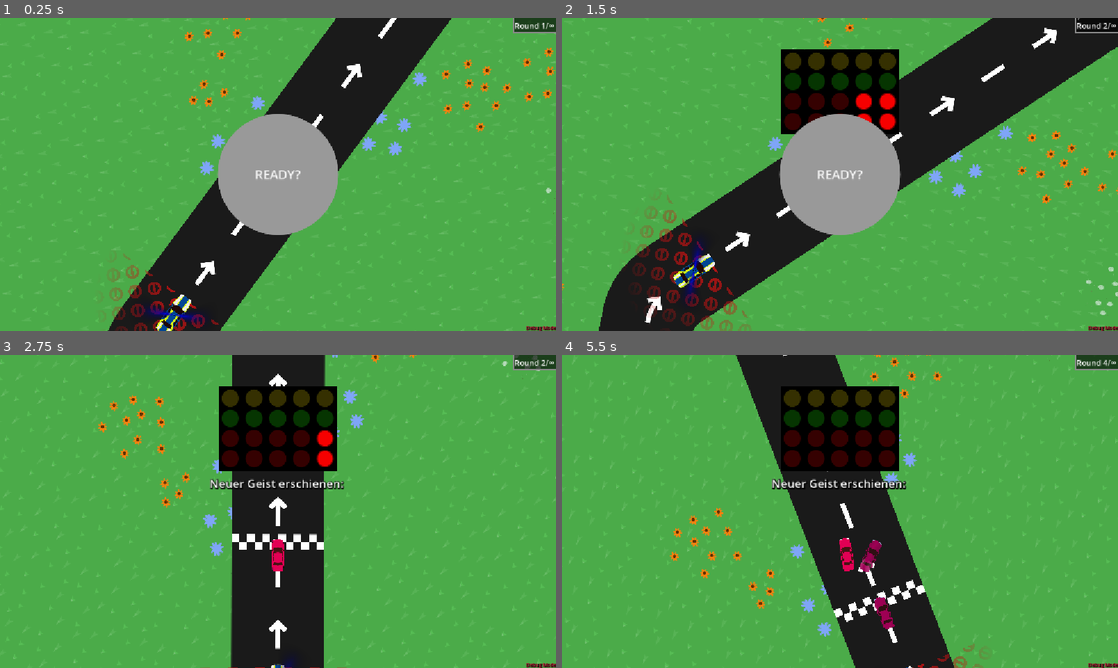
Above: before the commit, frames 1-4 (two rows, left to right).
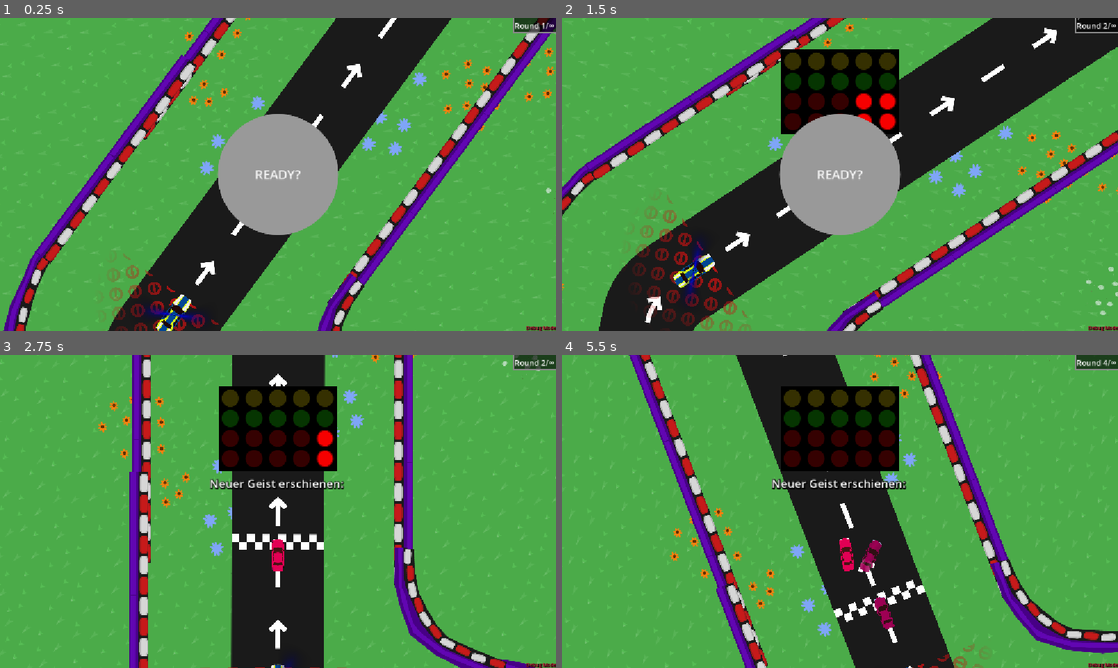
Above: after the commit, the same moments.

Repository: KIT-GameJam/dattel-jam
Game: Godot game, scene res://core/game_manager.tscn
The game is run twice, just before and just after one commit, with the same random seed, the same clock (stepped at 60 frames per second) and the same inputs. Sound files missing from this copy of the repository are replaced by a short silence.
Inputs (mouse positions are in pixels of both pictures, inside the frame that each line leads up to):
- Up to frame 1 (0.25 s): no input
- Up to frame 2 (1.5 s): click "READY?" at 0.5 s; move the mouse to (962, 158) at 1.27 s; hold D (right) from 1.28 s (still down); tap Space (temp_reach_goal) at 1.35 s
- Up to frame 3 (2.75 s): release D (right) at 2 s; click "READY?" at 2 s
- Up to frame 4 (5.5 s): move the mouse to (728, 527) at 2.77 s; hold S (down) 2.78-3.53 s; tap Space (temp_reach_goal) every 0.75 s from 2.85 to 5.1 s; move the mouse to (895, 442) at 3.52 s; hold D (right) 3.53-5.03 s; move the mouse to (812, 574) at 4.27 s; move the mouse to (1006, 558) at 5.02 s; hold A (left) from 5.03 s (still down)

The runs differ from the first frame. In frame 1, 8.7% of the frame differs, in the area x 0-100%, y 0-100%; in frame 2, 7.5%; in frame 3, 7.8%; in frame 4, 8.4%.

Commit message:
Add walls to level

Diff:
--- a/core/level.tscn
+++ b/core/level.tscn
@@ -11,6 +11,9 @@
 [ext_resource type="PackedScene" uid="uid://7wefaklk8eo0" path="res://core/walze.tscn" id="7_ppale"]
 [ext_resource type="PackedScene" uid="uid://b321guvqpmj27" path="res://road/finish_road.tscn" id="8_b0hrx"]
 [ext_resource type="PackedScene" uid="uid://c0viw41w6fn8o" path="res://road/curved_road.tscn" id="11_setdq"]
+[ext_resource type="PackedScene" uid="uid://b1uwawg08cey7" path="res://core/straight_wall.tscn" id="12_nuv7q"]
+[ext_resource type="PackedScene" uid="uid://cbxusvw7dye5t" path="res://core/curved_wall.tscn" id="13_pj88p"]
+[ext_resource type="PackedScene" uid="uid://c11x8n6krmq77" path="res://core/half_curved_wall.tscn" id="14_u2kg0"]
 
 [sub_resource type="TileSetAtlasSource" id="TileSetAtlasSource_v1dmi"]
 texture = ExtResource("2_bhxwn")
@@ -332,3 +335,559 @@
 [node name="StraightRoad10" parent="." unique_id=1964553838 instance=ExtResource("3_v1dmi")]
 position = Vector2(456, 433)
 rotation = 1.5707964
+
+[node name="StraightWall" parent="." unique_id=2040264841 instance=ExtResource("12_nuv7q")]
+position = Vector2(234.00002, 210.00002)
+rotation = -0.7853982
+scale = Vector2(0.143, 0.143)
+
+[node name="StraightWall2" parent="." unique_id=173492614 instance=ExtResource("12_nuv7q")]
+position = Vector2(279.00003, 255.00002)
+rotation = -0.7853982
+scale = Vector2(0.143, 0.143)
+
+[node name="StraightWall3" parent="." unique_id=1722875035 instance=ExtResource("12_nuv7q")]
+position = Vector2(324, 300)
+rotation = -0.7853982
+scale = Vector2(0.143, 0.143)
+
+[node name="CurvedWall" parent="." unique_id=1450610550 instance=ExtResource("13_pj88p")]
+position = Vector2(349, 363)
+rotation = -3.9269907
+
+[node name="StraightWall4" parent="." unique_id=353963687 instance=ExtResource("12_nuv7q")]
+position = Vector2(325, 428)
+rotation = 0.6981317
+scale = Vector2(0.143, 0.143)
+
+[node name="StraightWall5" parent="." unique_id=700430393 instance=ExtResource("12_nuv7q")]
+position = Vector2(284, 477)
+rotation = 0.6981317
+scale = Vector2(0.143, 0.143)
+
+[node name="StraightWall6" parent="." unique_id=1052100565 instance=ExtResource("12_nuv7q")]
+position = Vector2(243, 526)
+rotation = 0.6981317
+scale = Vector2(0.143, 0.143)
+
+[node name="StraightWall7" parent="." unique_id=1664814498 instance=ExtResource("12_nuv7q")]
+position = Vector2(202, 575)
+rotation = 0.6981317
+scale = Vector2(0.143, 0.143)
+
+[node name="StraightWall8" parent="." unique_id=1470029431 instance=ExtResource("12_nuv7q")]
+position = Vector2(161, 624)
+rotation = 0.6981317
+scale = Vector2(0.143, 0.143)
+
+[node name="StraightWall9" parent="." unique_id=518833912 instance=ExtResource("12_nuv7q")]
+position = Vector2(120, 673)
+rotation = 0.6981317
+scale = Vector2(0.143, 0.143)
+
+[node name="StraightWall10" parent="." unique_id=1464510944 instance=ExtResource("12_nuv7q")]
+position = Vector2(79, 722)
+rotation = 0.6981317
+scale = Vector2(0.143, 0.143)
+
+[node name="StraightWall11" parent="." unique_id=1570379798 instance=ExtResource("12_nuv7q")]
+position = Vector2(38, 771)
+rotation = 0.6981317
+scale = Vector2(0.143, 0.143)
+
+[node name="StraightWall12" parent="." unique_id=1737684068 instance=ExtResource("12_nuv7q")]
+position = Vector2(-3, 820)
+rotation = 0.6981317
+scale = Vector2(0.143, 0.143)
+
+[node name="StraightWall13" parent="." unique_id=1844291217 instance=ExtResource("12_nuv7q")]
+position = Vector2(-44, 869)
+rotation = 0.6981317
+scale = Vector2(0.143, 0.143)
+
+[node name="StraightWall14" parent="." unique_id=1453399512 instance=ExtResource("12_nuv7q")]
+position = Vector2(-85, 918)
+rotation = 0.6981317
+scale = Vector2(0.143, 0.143)
+
+[node name="StraightWall15" parent="." unique_id=896965699 instance=ExtResource("12_nuv7q")]
+position = Vector2(-126, 967)
+rotation = 0.6981317
+scale = Vector2(0.143, 0.143)
+
+[node name="StraightWall16" parent="." unique_id=668408215 instance=ExtResource("12_nuv7q")]
+position = Vector2(-167, 1016)
+rotation = 0.6981317
+scale = Vector2(0.143, 0.143)
+
+[node name="CurvedWall2" parent="." unique_id=2143942072 instance=ExtResource("13_pj88p")]
+position = Vector2(-191, 1081.0001)
+rotation = -0.7853982
+
+[node name="StraightWall17" parent="." unique_id=1910170728 instance=ExtResource("12_nuv7q")]
+position = Vector2(-215.99997, 1107)
+rotation = 2.3090706
+scale = Vector2(0.143, 0.143)
+
+[node name="StraightWall18" parent="." unique_id=1465757389 instance=ExtResource("12_nuv7q")]
+position = Vector2(-262.99997, 1064)
+rotation = 2.3090706
+scale = Vector2(0.143, 0.143)
+
+[node name="HalfCurvedWall" parent="." unique_id=2062171311 instance=ExtResource("14_u2kg0")]
+position = Vector2(-292.99997, 1002.9999)
+rotation = -0.83077675
+
+[node name="StraightWall19" parent="." unique_id=70687069 instance=ExtResource("12_nuv7q")]
+position = Vector2(-313, 951)
+rotation = 3.1415927
+scale = Vector2(0.143, 0.143)
+
+[node name="StraightWall20" parent="." unique_id=351989052 instance=ExtResource("12_nuv7q")]
+position = Vector2(-313.00003, 886.99994)
+rotation = 3.1415927
+scale = Vector2(0.143, 0.143)
+
+[node name="StraightWall21" parent="." unique_id=271144901 instance=ExtResource("12_nuv7q")]
+position = Vector2(-313.00003, 822.99994)
+rotation = 3.1415927
+scale = Vector2(0.143, 0.143)
+
+[node name="StraightWall22" parent="." unique_id=1009588015 instance=ExtResource("12_nuv7q")]
+position = Vector2(-313, 758.99994)
+rotation = 3.1415927
+scale = Vector2(0.143, 0.143)
+
+[node name="StraightWall23" parent="." unique_id=1329723382 instance=ExtResource("12_nuv7q")]
+position = Vector2(-313, 695)
+rotation = 3.1415927
+scale = Vector2(0.143, 0.143)
+
+[node name="StraightWall24" parent="." unique_id=60552743 instance=ExtResource("12_nuv7q")]
+position = Vector2(-313, 631)
+rotation = 3.1415927
+scale = Vector2(0.143, 0.143)
+
+[node name="StraightWall25" parent="." unique_id=1835252052 instance=ExtResource("12_nuv7q")]
+position = Vector2(-313, 566.99994)
+rotation = 3.1415927
+scale = Vector2(0.143, 0.143)
+
+[node name="StraightWall26" parent="." unique_id=1545288595 instance=ExtResource("12_nuv7q")]
+position = Vector2(-313.00003, 503)
+rotation = 3.1415927
+scale = Vector2(0.143, 0.143)
+
+[node name="StraightWall27" parent="." unique_id=832437647 instance=ExtResource("12_nuv7q")]
+position = Vector2(-313, 439)
+rotation = 3.1415927
+scale = Vector2(0.143, 0.143)
+
+[node name="StraightWall28" parent="." unique_id=953448802 instance=ExtResource("12_nuv7q")]
+position = Vector2(-313, 374.99997)
+rotation = 3.1415927
+scale = Vector2(0.143, 0.143)
+
+[node name="StraightWall29" parent="." unique_id=22467307 instance=ExtResource("12_nuv7q")]
+position = Vector2(-313, 311)
+rotation = 3.1415927
+scale = Vector2(0.143, 0.143)
+
+[node name="HalfCurvedWall2" parent="." unique_id=1743610915 instance=ExtResource("14_u2kg0")]
+position = Vector2(-332, 258)
+rotation = 2.3561945
+
+[node name="StraightWall30" parent="." unique_id=642066704 instance=ExtResource("12_nuv7q")]
+position = Vector2(-358, 195.00002)
+rotation = 2.3561945
+scale = Vector2(0.143, 0.143)
+
+[node name="StraightWall31" parent="." unique_id=1347526380 instance=ExtResource("12_nuv7q")]
+position = Vector2(-513, 235.00002)
+rotation = 5.497787
+scale = Vector2(0.143, 0.143)
+
+[node name="HalfCurvedWall3" parent="." unique_id=576699021 instance=ExtResource("14_u2kg0")]
+position = Vector2(-430.00006, 87.99998)
+rotation = -0.7766715
+
+[node name="HalfCurvedWall4" parent="." unique_id=169944816 instance=ExtResource("14_u2kg0")]
+position = Vector2(-423.99997, 35.000004)
+rotation = 0.0034906585
+
+[node name="HalfCurvedWall5" parent="." unique_id=611402663 instance=ExtResource("14_u2kg0")]
+position = Vector2(-384, 9.999996)
+rotation = 0.94596845
+
+[node name="StraightWall32" parent="." unique_id=1080390357 instance=ExtResource("12_nuv7q")]
+position = Vector2(-327.99997, -6.0000005)
+rotation = -1.5707964
+scale = Vector2(0.143, 0.143)
+
+[node name="StraightWall33" parent="." unique_id=406975569 instance=ExtResource("12_nuv7q")]
+position = Vector2(-264, -6)
+rotation = -1.5707964
+scale = Vector2(0.143, 0.143)
+
+[node name="StraightWall34" parent="." unique_id=342869562 instance=ExtResource("12_nuv7q")]
+position = Vector2(-200, -5.9999995)
+rotation = -1.5707964
+scale = Vector2(0.143, 0.143)
+
+[node name="HalfCurvedWall6" parent="." unique_id=1842262152 instance=ExtResource("14_u2kg0")]
+position = Vector2(-136, 14)
+rotation = 1.4049901
+
+[node name="StraightWall35" parent="." unique_id=1324805484 instance=ExtResource("12_nuv7q")]
+position = Vector2(-88, 31.000004)
+rotation = -0.7853982
+scale = Vector2(0.143, 0.143)
+
+[node name="StraightWall36" parent="." unique_id=1332099826 instance=ExtResource("12_nuv7q")]
+position = Vector2(-43, 76)
+rotation = -0.7853982
+scale = Vector2(0.143, 0.143)
+
+[node name="StraightWall37" parent="." unique_id=2015937223 instance=ExtResource("12_nuv7q")]
+position = Vector2(2, 121)
+rotation = -0.7853982
+scale = Vector2(0.143, 0.143)
+
+[node name="StraightWall38" parent="." unique_id=595619825 instance=ExtResource("12_nuv7q")]
+position = Vector2(46.999996, 166)
+rotation = -0.7853982
+scale = Vector2(0.143, 0.143)
+
+[node name="CurvedWall3" parent="." unique_id=1625559381 instance=ExtResource("13_pj88p")]
+position = Vector2(110, 191)
+rotation = -2.3561945
+
+[node name="CurvedWall4" parent="." unique_id=294693238 instance=ExtResource("13_pj88p")]
+position = Vector2(183.99998, 193.99998)
+rotation = 0.87441
+
+[node name="StraightWall39" parent="." unique_id=1589121530 instance=ExtResource("12_nuv7q")]
+position = Vector2(338.00003, 122.00002)
+rotation = 2.3561945
+scale = Vector2(0.143, 0.143)
+
+[node name="StraightWall40" parent="." unique_id=1228514200 instance=ExtResource("12_nuv7q")]
+position = Vector2(383.00003, 167.00003)
+rotation = 2.3561945
+scale = Vector2(0.143, 0.143)
+
+[node name="StraightWall41" parent="." unique_id=1840294694 instance=ExtResource("12_nuv7q")]
+position = Vector2(428, 212)
+rotation = 2.3561945
+scale = Vector2(0.143, 0.143)
+
+[node name="StraightWall42" parent="." unique_id=396876751 instance=ExtResource("12_nuv7q")]
+position = Vector2(473, 257)
+rotation = 2.3561945
+scale = Vector2(0.143, 0.143)
+
+[node name="HalfCurvedWall7" parent="." unique_id=119115793 instance=ExtResource("14_u2kg0")]
+position = Vector2(500.00003, 320.00003)
+rotation = 2.3561945
+
+[node name="StraightWall43" parent="." unique_id=328814174 instance=ExtResource("12_nuv7q")]
+position = Vector2(518.99994, 373)
+rotation = 3.1415927
+scale = Vector2(0.143, 0.143)
+
+[node name="StraightWall44" parent="." unique_id=39295746 instance=ExtResource("12_nuv7q")]
+position = Vector2(518.99994, 436.99997)
+rotation = 3.1415927
+scale = Vector2(0.143, 0.143)
+
+[node name="HalfCurvedWall8" parent="." unique_id=926859536 instance=ExtResource("14_u2kg0")]
+position = Vector2(494, 499.99997)
+rotation = 3.1415927
+
+[node name="StraightWall45" parent="." unique_id=1866795799 instance=ExtResource("12_nuv7q")]
+position = Vector2(470.99997, 551.00006)
+rotation = 3.9269907
+scale = Vector2(0.143, 0.143)
+
+[node name="StraightWall46" parent="." unique_id=1011279765 instance=ExtResource("12_nuv7q")]
+position = Vector2(426.00003, 596.00006)
+rotation = 3.9269907
+scale = Vector2(0.143, 0.143)
+
+[node name="StraightWall47" parent="." unique_id=729633798 instance=ExtResource("12_nuv7q")]
+position = Vector2(381, 641.00006)
+rotation = 3.9269907
+scale = Vector2(0.143, 0.143)
+
+[node name="StraightWall48" parent="." unique_id=31253743 instance=ExtResource("12_nuv7q")]
+position = Vector2(336.00003, 686.00006)
+rotation = 3.9269907
+scale = Vector2(0.143, 0.143)
+
+[node name="StraightWall49" parent="." unique_id=391731167 instance=ExtResource("12_nuv7q")]
+position = Vector2(291, 731.00006)
+rotation = 3.9269907
+scale = Vector2(0.143, 0.143)
+
+[node name="StraightWall50" parent="." unique_id=1883059116 instance=ExtResource("12_nuv7q")]
+position = Vector2(246.00003, 776.00006)
+rotation = 3.9269907
+scale = Vector2(0.143, 0.143)
+
+[node name="StraightWall51" parent="." unique_id=1561585186 instance=ExtResource("12_nuv7q")]
+position = Vector2(200.99998, 821.00006)
+rotation = 3.9269907
+scale = Vector2(0.143, 0.143)
+
+[node name="StraightWall52" parent="." unique_id=1972264454 instance=ExtResource("12_nuv7q")]
+position = Vector2(156, 866.00006)
+rotation = 3.9269907
+scale = Vector2(0.143, 0.143)
+
+[node name="StraightWall53" parent="." unique_id=2106412298 instance=ExtResource("12_nuv7q")]
+position = Vector2(111.000015, 911.00006)
+rotation = 3.9269907
+scale = Vector2(0.143, 0.143)
+
+[node name="StraightWall54" parent="." unique_id=774589926 instance=ExtResource("12_nuv7q")]
+position = Vector2(66, 956.00006)
+rotation = 3.9269907
+scale = Vector2(0.143, 0.143)
+
+[node name="CurvedWall5" parent="." unique_id=497562472 instance=ExtResource("13_pj88p")]
+position = Vector2(40, 1020)
+rotation = -0.7853982
+
+[node name="HalfCurvedWall9" parent="." unique_id=1148528274 instance=ExtResource("14_u2kg0")]
+position = Vector2(46.99994, 1101)
+rotation = 2.3561945
+
+[node name="StraightWall55" parent="." unique_id=909762505 instance=ExtResource("12_nuv7q")]
+position = Vector2(67, 1154)
+rotation = 3.1415927
+scale = Vector2(0.143, 0.143)
+
+[node name="StraightWall56" parent="." unique_id=1329823186 instance=ExtResource("12_nuv7q")]
+position = Vector2(67, 1218)
+rotation = 3.1415927
+scale = Vector2(0.143, 0.143)
+
+[node name="CurvedWall6" parent="." unique_id=1535838674 instance=ExtResource("13_pj88p")]
+position = Vector2(40.000004, 1281.0001)
+rotation = 3.1415927
+
+[node name="StraightWall57" parent="." unique_id=1832824902 instance=ExtResource("12_nuv7q")]
+position = Vector2(-23.000008, 1308)
+rotation = 4.712389
+scale = Vector2(0.143, 0.143)
+
+[node name="StraightWall58" parent="." unique_id=1686083811 instance=ExtResource("12_nuv7q")]
+position = Vector2(-86.99999, 1308)
+rotation = 4.712389
+scale = Vector2(0.143, 0.143)
+
+[node name="StraightWall59" parent="." unique_id=1459996666 instance=ExtResource("12_nuv7q")]
+position = Vector2(-151, 1308)
+rotation = 4.712389
+scale = Vector2(0.143, 0.143)
+
+[node name="StraightWall60" parent="." unique_id=148651212 instance=ExtResource("12_nuv7q")]
+position = Vector2(-215, 1308)
+rotation = 4.712389
+scale = Vector2(0.143, 0.143)
+
+[node name="HalfCurvedWall10" parent="." unique_id=874070123 instance=ExtResource("14_u2kg0")]
+position = Vector2(-279, 1283)
+rotation = -1.5707964
+
+[node name="StraightWall61" parent="." unique_id=187298848 instance=ExtResource("12_nuv7q")]
+position = Vector2(-329.99994, 1259.9999)
+rotation = 5.497787
+scale = Vector2(0.143, 0.143)
+
+[node name="StraightWall62" parent="." unique_id=1428735857 instance=ExtResource("12_nuv7q")]
+position = Vector2(-374.99988, 1215)
+rotation = 5.497787
+scale = Vector2(0.143, 0.143)
+
+[node name="StraightWall63" parent="." unique_id=723175748 instance=ExtResource("12_nuv7q")]
+position = Vector2(-419.9999, 1169.9999)
+rotation = 5.497787
+scale = Vector2(0.143, 0.143)
+
+[node name="HalfCurvedWall11" parent="." unique_id=1812516402 instance=ExtResource("14_u2kg0")]
+position = Vector2(-447.00003, 1108.0001)
+rotation = -0.7853982
+
+[node name="StraightWall64" parent="." unique_id=1596793308 instance=ExtResource("12_nuv7q")]
+position = Vector2(-465.99997, 1054.9999)
+rotation = 6.2831855
+scale = Vector2(0.143, 0.143)
+
+[node name="StraightWall65" parent="." unique_id=1719120643 instance=ExtResource("12_nuv7q")]
+position = Vector2(-466, 990.9999)
+rotation = 6.2831855
+scale = Vector2(0.143, 0.143)
+
+[node name="StraightWall66" parent="." unique_id=1906019660 instance=ExtResource("12_nuv7q")]
+position = Vector2(-466, 927)
+rotation = 6.2831855
+scale = Vector2(0.143, 0.143)
+
+[node name="StraightWall67" parent="." unique_id=530891394 instance=ExtResource("12_nuv7q")]
+position = Vector2(-465.99997, 862.99994)
+rotation = 6.2831855
+scale = Vector2(0.143, 0.143)
+
+[node name="StraightWall68" parent="." unique_id=1041500979 instance=ExtResource("12_nuv7q")]
+position = Vector2(-466, 798.99994)
+rotation = 6.2831855
+scale = Vector2(0.143, 0.143)
+
+[node name="StraightWall69" parent="." unique_id=1261736309 instance=ExtResource("12_nuv7q")]
+position = Vector2(-466, 734.99994)
+rotation = 6.2831855
+scale = Vector2(0.143, 0.143)
+
+[node name="StraightWall70" parent="." unique_id=652655378 instance=ExtResource("12_nuv7q")]
+position = Vector2(-465.99997, 671)
+rotation = 6.2831855
+scale = Vector2(0.143, 0.143)
+
+[node name="StraightWall71" parent="." unique_id=103178689 instance=ExtResource("12_nuv7q")]
+position = Vector2(-466, 606.99994)
+rotation = 6.2831855
+scale = Vector2(0.143, 0.143)
+
+[node name="StraightWall72" parent="." unique_id=2107630021 instance=ExtResource("12_nuv7q")]
+position = Vector2(-465.99997, 543)
+rotation = 6.2831855
+scale = Vector2(0.143, 0.143)
+
+[node name="StraightWall73" parent="." unique_id=450215982 instance=ExtResource("12_nuv7q")]
+position = Vector2(-465.99997, 479)
+rotation = 6.2831855
+scale = Vector2(0.143, 0.143)
+
+[node name="StraightWall74" parent="." unique_id=424076115 instance=ExtResource("12_nuv7q")]
+position = Vector2(-466, 414.99994)
+rotation = 6.2831855
+scale = Vector2(0.143, 0.143)
+
+[node name="StraightWall75" parent="." unique_id=1757301334 instance=ExtResource("12_nuv7q")]
+position = Vector2(-465.99994, 351)
+rotation = 6.2831855
+scale = Vector2(0.143, 0.143)
+
+[node name="HalfCurvedWall12" parent="." unique_id=159526908 instance=ExtResource("14_u2kg0")]
+position = Vector2(-486.00003, 298.00003)
+rotation = 2.3561945
+
+[node name="StraightWall76" parent="." unique_id=1596964276 instance=ExtResource("12_nuv7q")]
+position = Vector2(-558, 190)
+rotation = 5.497787
+scale = Vector2(0.143, 0.143)
+
+[node name="StraightWall77" parent="." unique_id=734010593 instance=ExtResource("12_nuv7q")]
+position = Vector2(-403, 150.00003)
+rotation = 2.3561945
+scale = Vector2(0.143, 0.143)
+
+[node name="StraightWall78" parent="." unique_id=1631202354 instance=ExtResource("12_nuv7q")]
+position = Vector2(-602.99994, 145.00003)
+rotation = 5.497787
+scale = Vector2(0.143, 0.143)
+
+[node name="HalfCurvedWall13" parent="." unique_id=970126460 instance=ExtResource("14_u2kg0")]
+position = Vector2(-630, 82.00001)
+rotation = -0.7766715
+
+[node name="HalfCurvedWall14" parent="." unique_id=912978361 instance=ExtResource("14_u2kg0")]
+position = Vector2(-628, 27.000004)
+rotation = -0.12217305
+
+[node name="StraightWall79" parent="." unique_id=487558305 instance=ExtResource("12_nuv7q")]
+position = Vector2(-608, -24)
+rotation = 0.7853982
+scale = Vector2(0.143, 0.143)
+
+[node name="StraightWall80" parent="." unique_id=1249323606 instance=ExtResource("12_nuv7q")]
+position = Vector2(-563.00006, -69.000046)
+rotation = 0.7853982
+scale = Vector2(0.143, 0.143)
+
+[node name="StraightWall81" parent="." unique_id=443791281 instance=ExtResource("12_nuv7q")]
+position = Vector2(-518.00006, -114.000015)
+rotation = 0.7853982
+scale = Vector2(0.143, 0.143)
+
+[node name="HalfCurvedWall15" parent="." unique_id=91898448 instance=ExtResource("14_u2kg0")]
+position = Vector2(-455, -141.00002)
+rotation = 0.7853982
+
+[node name="StraightWall82" parent="." unique_id=1482726487 instance=ExtResource("12_nuv7q")]
+position = Vector2(-402, -161)
+rotation = 1.5707964
+scale = Vector2(0.143, 0.143)
+
+[node name="StraightWall83" parent="." unique_id=275507195 instance=ExtResource("12_nuv7q")]
+position = Vector2(-338, -160.99998)
+rotation = 1.5707964
+scale = Vector2(0.143, 0.143)
+
+[node name="StraightWall84" parent="." unique_id=1515176908 instance=ExtResource("12_nuv7q")]
+position = Vector2(-274, -160.99998)
+rotation = 1.5707964
+scale = Vector2(0.143, 0.143)
+
+[node name="StraightWall85" parent="." unique_id=394920875 instance=ExtResource("12_nuv7q")]
+position = Vector2(-210.00002, -161)
+rotation = 1.5707964
+scale = Vector2(0.143, 0.143)
+
+[node name="StraightWall86" parent="." unique_id=1548042388 instance=ExtResource("12_nuv7q")]
+position = Vector2(-145.99995, -160.99998)
+rotation = 1.5707964
+scale = Vector2(0.143, 0.143)
+
+[node name="HalfCurvedWall16" parent="." unique_id=859160592 instance=ExtResource("14_u2kg0")]
+position = Vector2(-80.00001, -140.99998)
+rotation = 1.4049901
+
+[node name="StraightWall87" parent="." unique_id=70146953 instance=ExtResource("12_nuv7q")]
+position = Vector2(-29.000004, -123)
+rotation = 2.3561945
+scale = Vector2(0.143, 0.143)
+
+[node name="StraightWall88" parent="." unique_id=1102726077 instance=ExtResource("12_nuv7q")]
+position = Vector2(15.999996, -78)
+rotation = 2.3561945
+scale = Vector2(0.143, 0.143)
+
+[node name="StraightWall89" parent="." unique_id=362679307 instance=ExtResource("12_nuv7q")]
+position = Vector2(61, -33)
+rotation = 2.3561945
+scale = Vector2(0.143, 0.143)
+
+[node name="HalfCurvedWall17" parent="." unique_id=1991809040 instance=ExtResource("14_u2kg0")]
+position = Vector2(112, -8.999996)
+rotation = -1.5707964
+
+[node name="StraightWall90" parent="." unique_id=1768676643 instance=ExtResource("12_nuv7q")]
+position = Vector2(175, 15.999998)
+rotation = 1.5707964
+scale = Vector2(0.143, 0.143)
+
+[node name="HalfCurvedWall18" parent="." unique_id=845780166 instance=ExtResource("14_u2kg0")]
+position = Vector2(232, 41.000004)
+rotation = 1.5707964
+
+[node name="StraightWall91" parent="." unique_id=483483009 instance=ExtResource("12_nuv7q")]
+position = Vector2(282, 64)
+rotation = 2.3561945
+scale = Vector2(0.143, 0.143)
+
+[node name="StraightWall92" parent="." unique_id=1771738231 instance=ExtResource("12_nuv7q")]
+position = Vector2(327, 108.999985)
+rotation = 2.3561945
+scale = Vector2(0.143, 0.143)
Not shown: 2 places in core/level.tscn that only renumber resources
